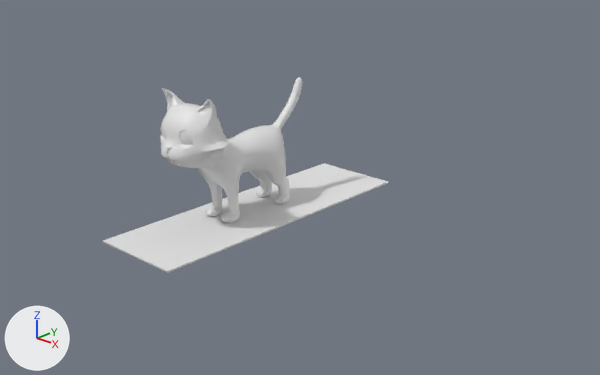
Two versions of the Blender file New cartoon cat.blend, one commit apart.
The view is the same before and after, from a 50 mm lens placed at (12.1, -11.24, 6.5), pointed at (1.22, 0.49, 0.68). Lighting does not change. The marker at lower left points along +X, +Y and +Z.

Names of what the first picture shows: 'Cat', 'Plane'.
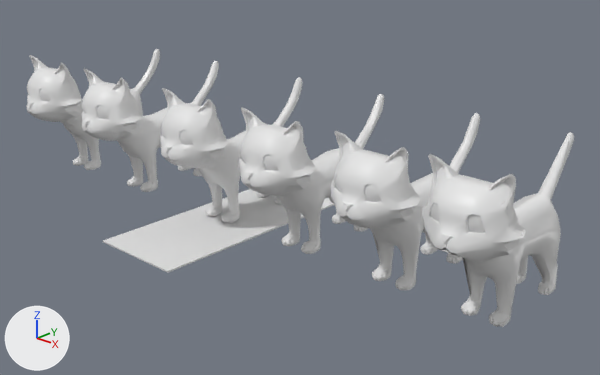
Where the change shows, as pixel boxes [x1, y1, x2, y2] in the pictures (600 x 375 px):
'Cat_LOD1.001', added
    after: [422, 132, 574, 327]
'Cat_LOD1', added
    after: [331, 113, 480, 290]
'Cat_LOD1.002', added
    after: [238, 94, 384, 254]
'Cat_LOD1.003', added
    after: [81, 61, 219, 192]
'Cat_LOD0.001', added
    after: [26, 49, 160, 170]

The change, as a diff of the scene's bpy script:
```diff
--- a/New cartoon cat.blend.py
+++ b/New cartoon cat.blend.py
@@ mat_material_006 @@
+mat_material_006 = principled_material('Material.006')
+mat_material_006.base_color = (0.8, 0.8, 0.8)  # white #e7e7e7
+mat_material_006.roughness = 0.4
@@ mat_material_005 @@
+mat_material_005 = principled_material('Material.005')
+mat_material_005.base_color = (0.8, 0.8, 0.8)  # white #e7e7e7
+mat_material_005.roughness = 0.4
@@ me_cube_006 @@
+me_cube_006.from_pydata(...)  # 2830 vertices, 2839 faces; spans x -0.86..0.86, y -1.91..1.86, z -0.01..2.78
+me_cube_006.polygons.foreach_set('use_smooth', [True] * 2839)
+me_cube_006.materials.append(mat_material_006)  # white #e7e7e7
@@ me_cube_005 @@
+me_cube_005.from_pydata(...)  # 3407 vertices, 3418 faces; spans x -0.86..0.86, y -1.91..1.86, z -0.01..2.78
+me_cube_005.polygons.foreach_set('use_smooth', [True] * 3418)
+me_cube_005.materials.append(mat_material_005)  # white #e7e7e7
@@ ob_cat_lod0_001 @@
+ob_cat_lod0_001 = bpy.data.objects.new('Cat_LOD0.001', me_cube_006)
+ob_cat_lod0_001.location = (-4.93, 0.0, 0.0)
+_m = ob_cat_lod0_001.modifiers.new('Triangulate', 'TRIANGULATE')
@@ ob_cat_lod1_003 @@
+ob_cat_lod1_003 = bpy.data.objects.new('Cat_LOD1.003', me_cube_005)
+ob_cat_lod1_003.location = (-2.7, 0.0, 0.0)
+_m = ob_cat_lod1_003.modifiers.new('Decimate', 'DECIMATE')
+_m.decimate_type = 'DISSOLVE'
+_m.ratio = 0.456
+_m.iterations = 1
+_m.angle_limit = 0.188
+_m.delimit = {'SHARP'}
+_m = ob_cat_lod1_003.modifiers.new('Triangulate', 'TRIANGULATE')
@@ ob_cat_lod1_002 @@
+ob_cat_lod1_002 = bpy.data.objects.new('Cat_LOD1.002', me_cube_001)
+ob_cat_lod1_002.location = (2.23, 0.0, 0.0)
+_m = ob_cat_lod1_002.modifiers.new('Decimate', 'DECIMATE')
+_m.decimate_type = 'DISSOLVE'
+_m.ratio = 0.456
+_m.iterations = 1
+_m.angle_limit = 0.188
+_m.delimit = {'SHARP'}
+_m = ob_cat_lod1_002.modifiers.new('Triangulate', 'TRIANGULATE')
+_m.min_vertices = 7
@@ ob_cat_lod1_001 @@
+ob_cat_lod1_001 = bpy.data.objects.new('Cat_LOD1.001', me_cube_001)
+ob_cat_lod1_001.location = (6.24, 0.0, 0.0)
+_m = ob_cat_lod1_001.modifiers.new('Decimate', 'DECIMATE')
+_m.decimate_type = 'DISSOLVE'
+_m.ratio = 0.184
+_m.iterations = 2
+_m.angle_limit = 0.55
+_m.delimit = {'SHARP'}
+_m = ob_cat_lod1_001.modifiers.new('Triangulate', 'TRIANGULATE')
+_m.min_vertices = 7
@@ ob_cat_lod1 @@
+ob_cat_lod1 = bpy.data.objects.new('Cat_LOD1', me_cube_001)
+ob_cat_lod1.location = (4.42, 0.0, 0.0)
+_m = ob_cat_lod1.modifiers.new('Decimate', 'DECIMATE')
+_m.decimate_type = 'DISSOLVE'
+_m.ratio = 0.456
+_m.iterations = 1
+_m.angle_limit = 0.29
+_m.delimit = {'SHARP'}
+_m = ob_cat_lod1.modifiers.new('Triangulate', 'TRIANGULATE')
+_m.min_vertices = 7
```
